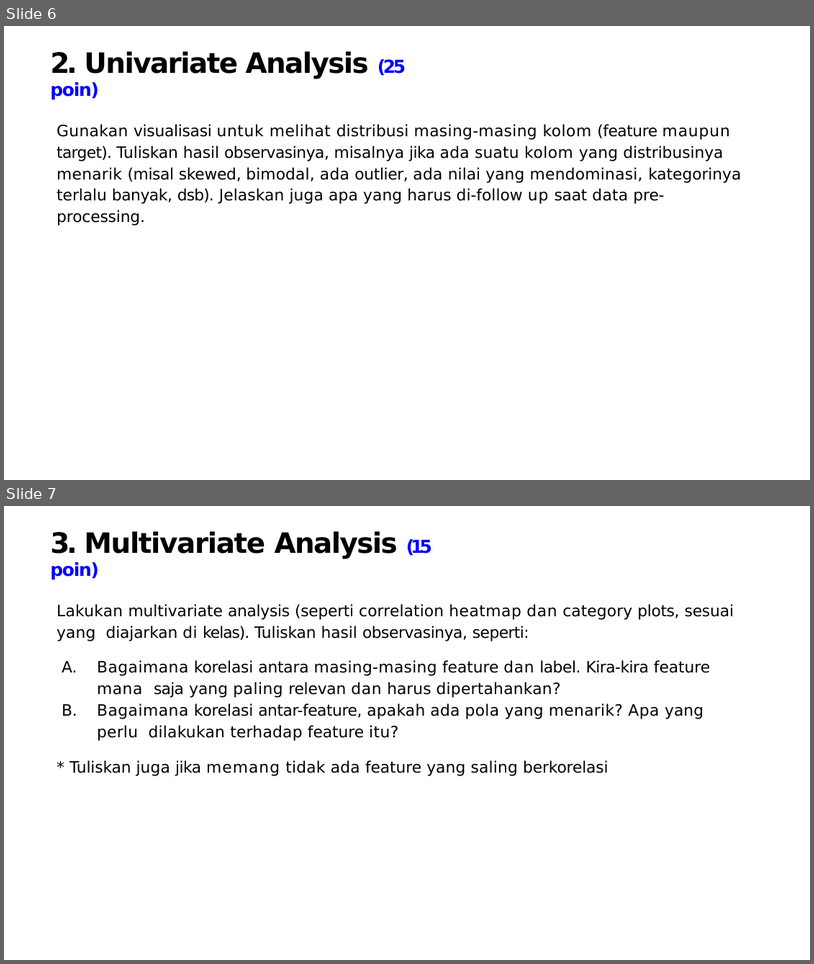
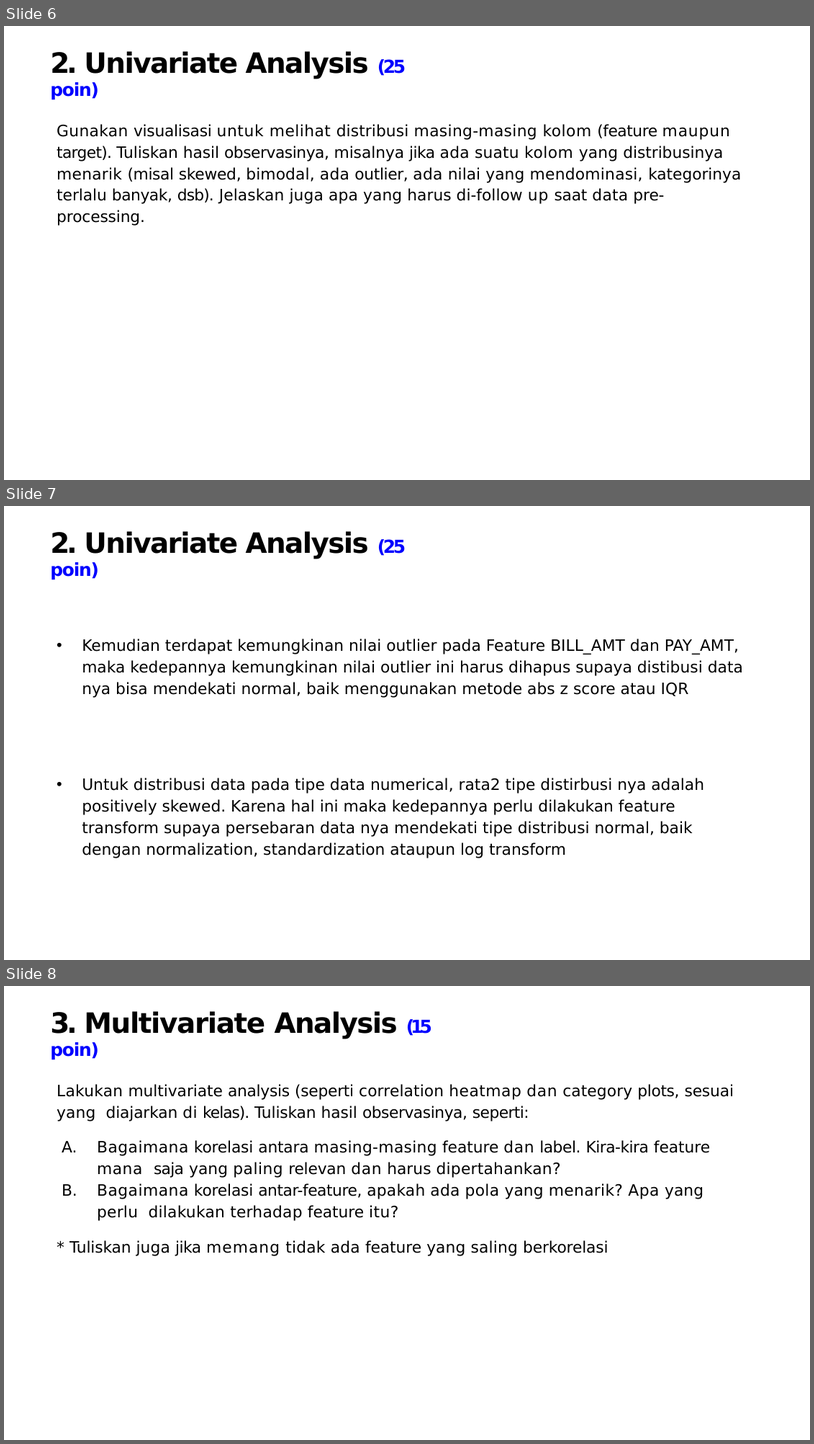
Before and after one commit to iqbalmudzakky/final_project, a slide deck: EDA - DATA MAGICIAN.pptx. Shown one above the other, each under a label of ours: slides 6 and 7 before the commit, slides 6, 7 and 8 after it. The pictures are 814x964 and 814x1444 pixels, drawn with LibreOffice and Linux fonts; fonts in the diff are those of the drawing; background and template pictures are left out. Boxes give left, top, right and bottom in pixels: in the first picture for what was removed or moved away, otherwise in the second. Text is boxed around its words. In the diff, an @@ line names an element or a change of style, - is before the commit and + after.

```diff
--- a/EDA - DATA MAGICIAN.pptx
+++ b/EDA - DATA MAGICIAN.pptx
@@ slide 7 added at [4,506,810,960], background picture (left out) @@
@@ title added at [50,531,406,580], 25 pt, text #000000, bold @@
+2. Univariate Analysis (25 poin)
@@ text added at [82,638,743,698], 14 pt, text #000000 @@
+• Kemudian terdapat kemungkinan nilai outlier pada Feature BILL_AMT dan PAY_AMT, maka kedepannya kemungkinan nilai outlier ini harus dihapus supaya distibusi data nya bisa mendekati normal, baik menggunakan metode abs z score atau IQR
@@ text added at [82,777,705,858], 14 pt, text #000000 @@
+• Untuk distribusi data pada tipe data numerical, rata2 tipe distirbusi nya adalah positively skewed. Karena hal ini maka kedepannya perlu dilakukan feature transform supaya persebaran data nya mendekati tipe distribusi normal, baik dengan normalization, standardization ataupun log transform
@@ what was slide 7 is now slide 8 @@
```
Also in this commit, not shown: 2 other slides added, 1 other file.
